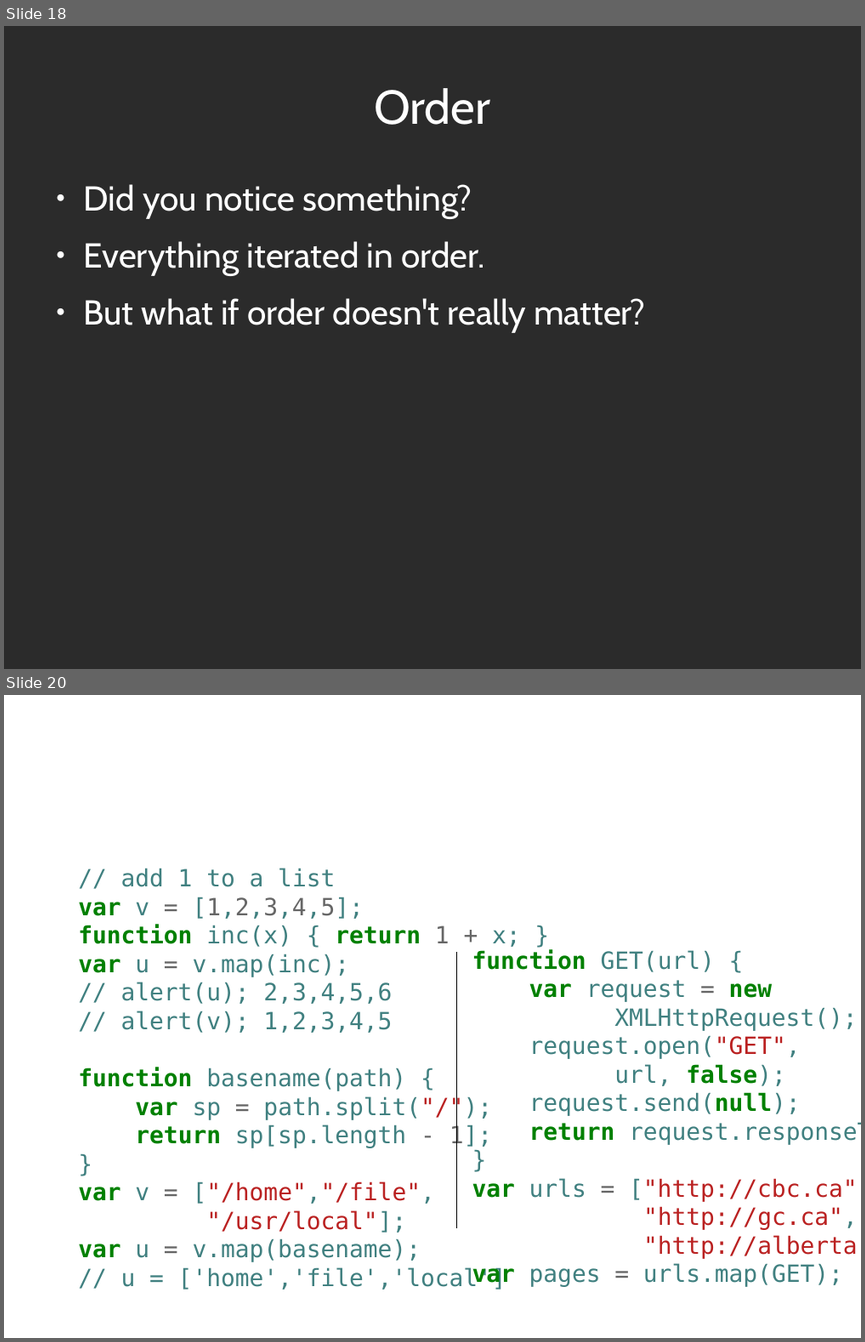
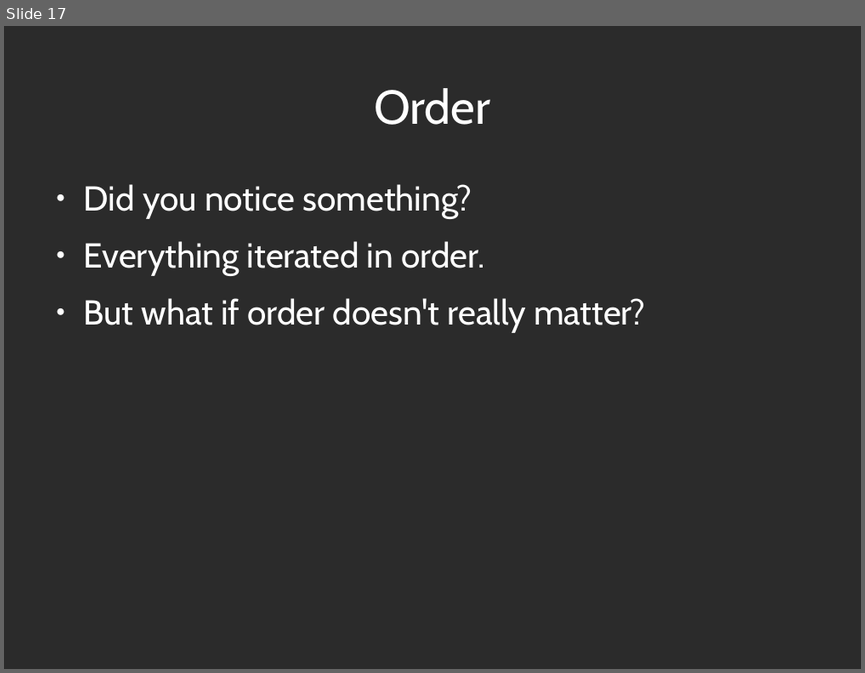
Before and after one commit to abramhindle/python-iteration-talk, a slide deck: iteration-talk-go.odp. Shown one above the other, each under a label of ours: slides 18 and 20 before the commit, slide 17 after it; the slides between them are not shown. The pictures are 865x1342 and 865x673 pixels, drawn with LibreOffice and Linux fonts; fonts in the diff are those of the drawing; background and template pictures are left out; a plain dark background stands for a picture behind light text. Boxes give left, top, right and bottom in pixels: in the first picture for what was removed or moved away, otherwise in the second. Text is boxed around its words. In the diff, an @@ line names an element or a change of style, - is before the commit and + after.

```diff
--- a/iteration-talk-go.odp
+++ b/iteration-talk-go.odp
@@ slide 20 removed at [4,695,861,1338], background picture (left out) @@
@@ text removed at [78,868,521,1289] @@
-// add 1 to a list
-var v = [1,2,3,4,5];
-function inc(x) { return 1 + x; }
-var u = v.map(inc);
-// alert(u); 2,3,4,5,6
-// alert(v); 1,2,3,4,5
-function basename(path) {
-var sp = path.split("/");
-return sp[sp.length - 1];
-}
-var v = ["/home","/file",
-"/usr/local"];
-var u = v.map(basename);
-// u = ['home','file','local']
@@ text removed at [472,949,861,1287] @@
-function GET(url) {
-var request = new
-XMLHttpRequest();
-request.open("GET",
-url, false);
-request.send(null);
-return request.responseText;
-}
-var urls = ["http://cbc.ca",
-"http://gc.ca",
-"http://alberta.ca"];
-var pages = urls.map(GET);
@@ title removed at [193,953,350,977] @@
-Map Example
@@ line removed from (457, 953) to (457, 1228) @@
@@ what was slide 18 is now slide 17 @@
```
Also in this commit, not shown: 9 slides changed, 12 slides added, 2 other slides removed, 1 other file.
